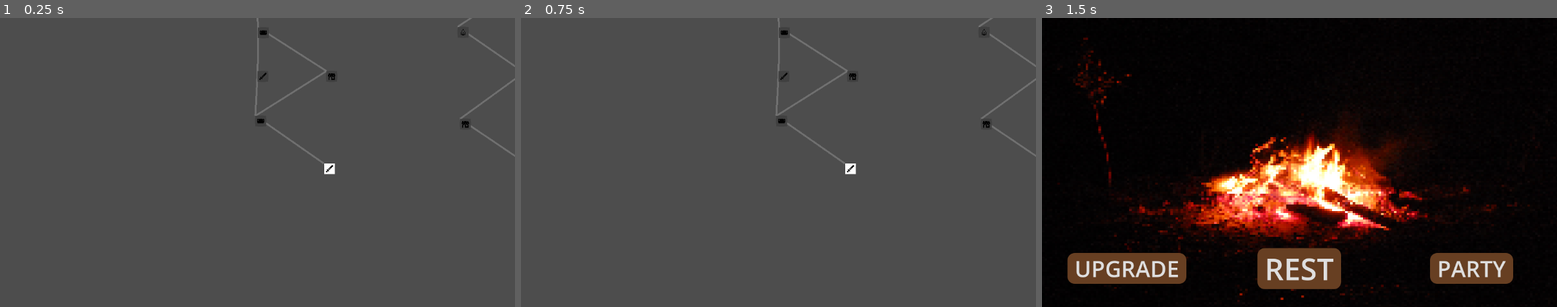
Above: before the commit, frames 1-3 (left to right).
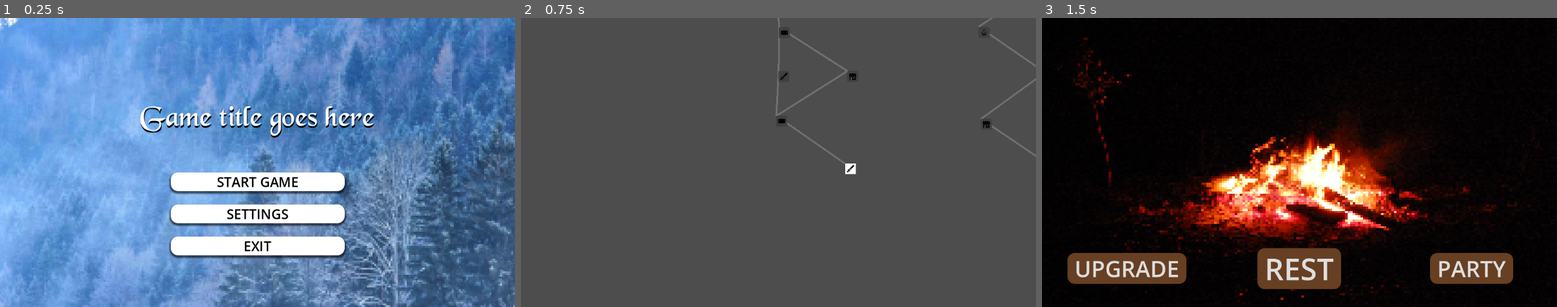
Above: after the commit, the same moments.

Repository: mjura1/gamejam-2025
Game: Godot game, scene res://Scenes/main_menu.tscn
Same seed, same stepped clock (60 frames per second), same inputs: the game is played once before the commit and once after it. This scene is started directly instead of the project's main scene.
Inputs (mouse positions are in pixels of both pictures, inside the frame that each line leads up to):
- Up to frame 1 (0.25 s): no input
- Up to frame 2 (0.75 s): click (778, 182) at 0.5 s, where only the run after the commit has a clickable "START GAME"
- Up to frame 3 (1.5 s): click (1371, 168) at 1.25 s

The runs differ from the first frame. In frame 1, 100% of the frame differs, in the area x 0-100%, y 0-100%; in frame 2, nothing differs; in frame 3, nothing differs.

Commit message:
Fixed run current scene always loading Map

Diff:
--- a/team-berry-game/Scripts/Map/GameFlow.gd
+++ b/team-berry-game/Scripts/Map/GameFlow.gd
@@ -8,15 +8,31 @@
 
 const MAP_SCENE      = preload("res://Scenes/Map/map.tscn")
 const CAMPFIRE_SCENE = preload("res://Scenes/Map/campfire.tscn")
+# const BATTLE_SCENE   = preload("res://Scenes/Map/battle.tscn")
 
+var game_initialized: bool = false
 var current_map_instance: Node = null
 
 # =========================================================
-# 2. INICIALIZACIJA IN ZAGON IGRE (Stabilno)
+# 2. INICIALIZACIJA IN ZAGON IGRE (POPRVEK ZA MENU)
 # =========================================================
 
 func _ready():
+	# KLJUČNO POPRAVILO: _ready() v Autoloadu je zdaj prazen!
+	# Vse čaka na klic iz Main Menu.
+	pass
+
+
+## Ta funkcija se kliče iz Main Menu ob pritisku gumba "Start"
+func start_new_game():
+	if game_initialized:
+		push_error("GF: Igra je že inicializirana.")
+		return
+
+	game_initialized = true
+	# (Tukaj bi prišlo do preklopa scene na loading screen, če bi bil ustvarjen)
 	call_deferred("_initialize_game")
+
 
 func _initialize_game():
 	# 1. Ustvarimo in shranimo instanco mape
@@ -24,19 +40,19 @@
 	current_map_instance.name = "MapInstance"
 
 	# 2. Naložimo shranjeno instanco mape kot prvo sceno
+	# (S tem preklopimo sceno iz Main Menu na Mapo)
 	_change_scene_instance(current_map_instance)
 
 # =========================================================
 # 3. ZAGON DOGODKOV
 # =========================================================
-
+# (Ostaja nespremenjeno)
 func start_event(room_type: int):
 
 	match room_type:
-		# VSE sobe gredo na Campfire za testiranje
 		Room.RoomType.MONSTER, Room.RoomType.SHOP, Room.RoomType.BOSS, Room.RoomType.TREASURE, Room.RoomType.CAMPFIRE:
-			var campfire_instance = CAMPFIRE_SCENE.instantiate()
-			_change_scene_instance(campfire_instance)
+			var event_instance = CAMPFIRE_SCENE.instantiate()
+			_change_scene_instance(event_instance)
 
 		_:
 			push_error("GF: Neznan tip sobe: %d" % room_type)
@@ -45,40 +61,30 @@
 # =========================================================
 # 4. VRAČANJE NA MAPO
 # =========================================================
-
+# (Ostaja nespremenjeno)
 func return_to_map(event_results: Dictionary = {}):
 	print("GF: Vračanje na že obstoječo sceno Map.")
-
-	# Koda za preverjanje veljavnosti ni več potrebna, saj mape ne uničujemo
-
 	_change_scene_instance(current_map_instance)
 
 
 # =========================================================
-# 5. OSNOVNA LOGIKA MENJAVE SCENE (Popravljeno)
+# 5. OSNOVNA LOGIKA MENJAVE SCENE
 # =========================================================
-
+# (Ostaja nespremenjeno)
 func _change_scene_instance(new_instance: Node):
 
 	if get_tree().current_scene:
 		var old_scene = get_tree().current_scene
 
-		# 1. ODSTRANIMO IZ DREVESA
 		old_scene.get_parent().remove_child(old_scene)
 
-		# 2. KLJUČNO PREVERJANJE: Ali je stara scena naša trajna mapa?
 		if old_scene == current_map_instance:
-			# Če je to mapa, je NE uničimo (queue_free()). Pustimo jo pri življenju.
 			print("GF: Stara scena je mapa, ki jo ohranjamo.")
 		else:
-			# Če je to Campfire ali katera koli druga scena dogodka, jo uničimo.
-			print("GF: Stara scena ({old_scene.name}) bo uničena.")
+			print("GF: Stara scena ({}) bo uničena.".format([old_scene.name]))
 			old_scene.queue_free()
 
-	# 3. Dodamo novo instanco v korensko vozlišče (uporaba call_deferred za stabilnost)
 	get_tree().root.call_deferred("add_child", new_instance)
-
-	# 4. Nastavitev current_scene (uporaba call_deferred)
 	get_tree().call_deferred("set_current_scene", new_instance)
 
-	print("--- Uspešno naložena scena: {new_instance.name} ---")
+	print("--- Uspešno naložena scena: {} ---".format([new_instance.name]))
--- a/team-berry-game/Scripts/main_menu.gd
+++ b/team-berry-game/Scripts/main_menu.gd
@@ -1,18 +1,26 @@
 extends Control
 
+# POPRAVEK: Izbrisana je bila neuporabna konstanta GF = preload(...).
+# Godot Autoload Singletonu dostopamo neposredno preko imena, ki ste mu ga dali
+# v Project Settings (predpostavimo, da je to globalno ime 'GF').
 
 # Called when the node enters the scene tree for the first time.
 func _ready() -> void:
-	pass # Replace with function body.
-
+	# Preverjanje za debug: Prepričamo se, da je GF dostopen ob zagonu
+	if not is_instance_valid(GF):
+		push_error("NAPAKA: GF (GameFlow) Singleton ni pravilno nastavljen ali ni dostopen.")
+	pass
 
 # Called every frame. 'delta' is the elapsed time since the previous frame.
 func _process(delta: float) -> void:
 	pass
 
 func _on_start_pressed():
-	print("Start pressed")
-	# get_tree().change_scene_to_file(path gre sem)
+	print("Start pressed. Sprožam zagon igre...")
+
+	# KLJUČNO: Kličemo funkcijo na ŽIVI INSTANCI Singletona,
+	# ki prevzame nadzor in naloži Mapo.
+	GF.start_new_game()
 
 func _on_settings_pressed():
 	print("Settings pressed")
